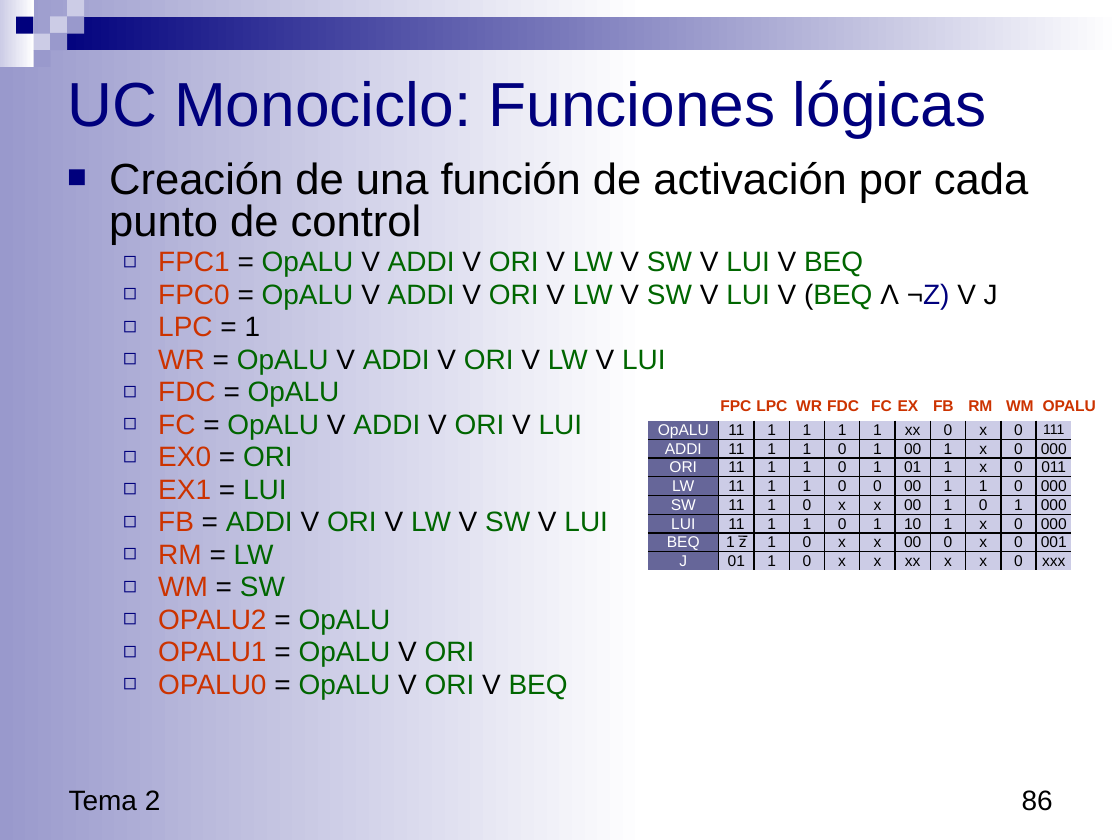
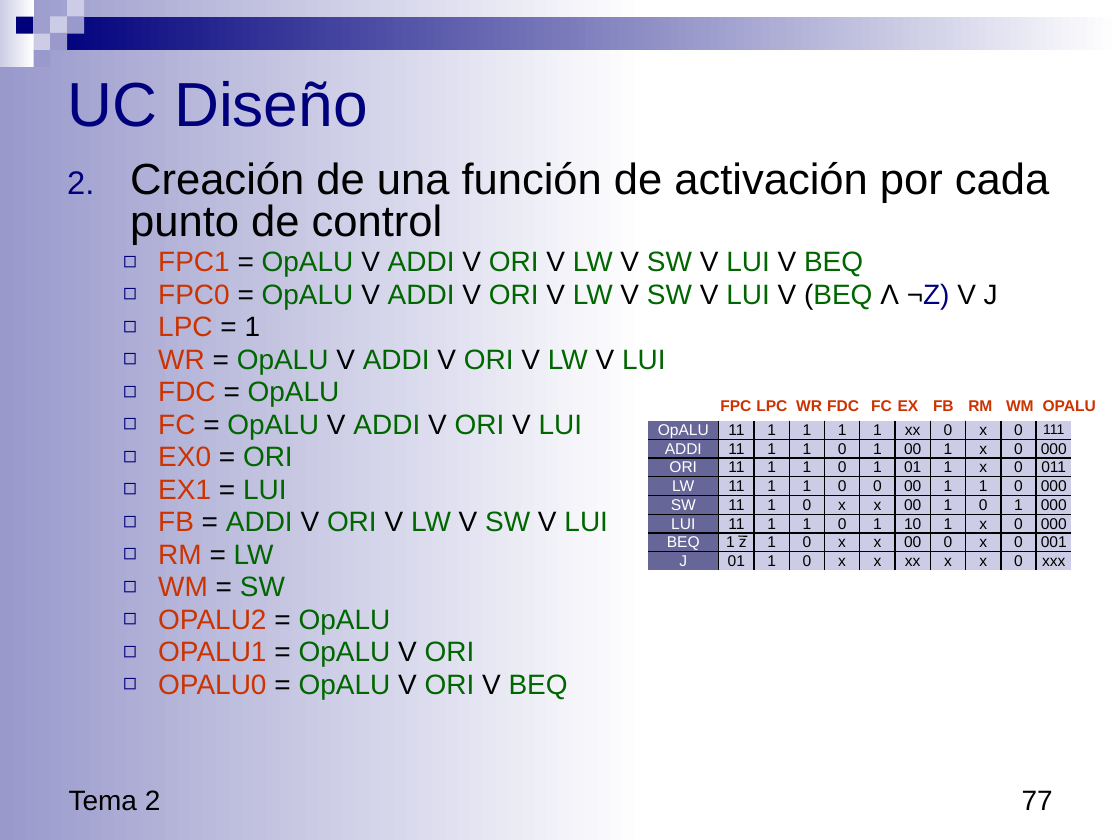
Before and after one commit to luisfromero/fucomp, a slide deck: slide 77 of temas/Tema3.pptx (slide 86 before the commit). Drawn at 1120x840 pixels with LibreOffice and Linux fonts; fonts in the diff are those of the drawing. Boxes give left, top, right and bottom in pixels: in the first picture for what was removed or moved away, otherwise in the second. Text is boxed around its words. In the diff, an @@ line names an element or a change of style, - is before the commit and + after.

```diff
--- a/temas/Tema3.pptx
+++ b/temas/Tema3.pptx
@@ title at <box>67,81,368,127</box>: text changed @@
-UC Monociclo: Funciones lógicas
+UC Diseño
@@ text at <box>130,162,1049,245</box>: bullet ■ to 1. @@
@@ page number at <box>1022,790,1053,810</box>: text changed @@
-86
+77
```
Also in this commit, not shown: 20 other slides changed, 4 slides added, 8 slides removed, 8 other files.
